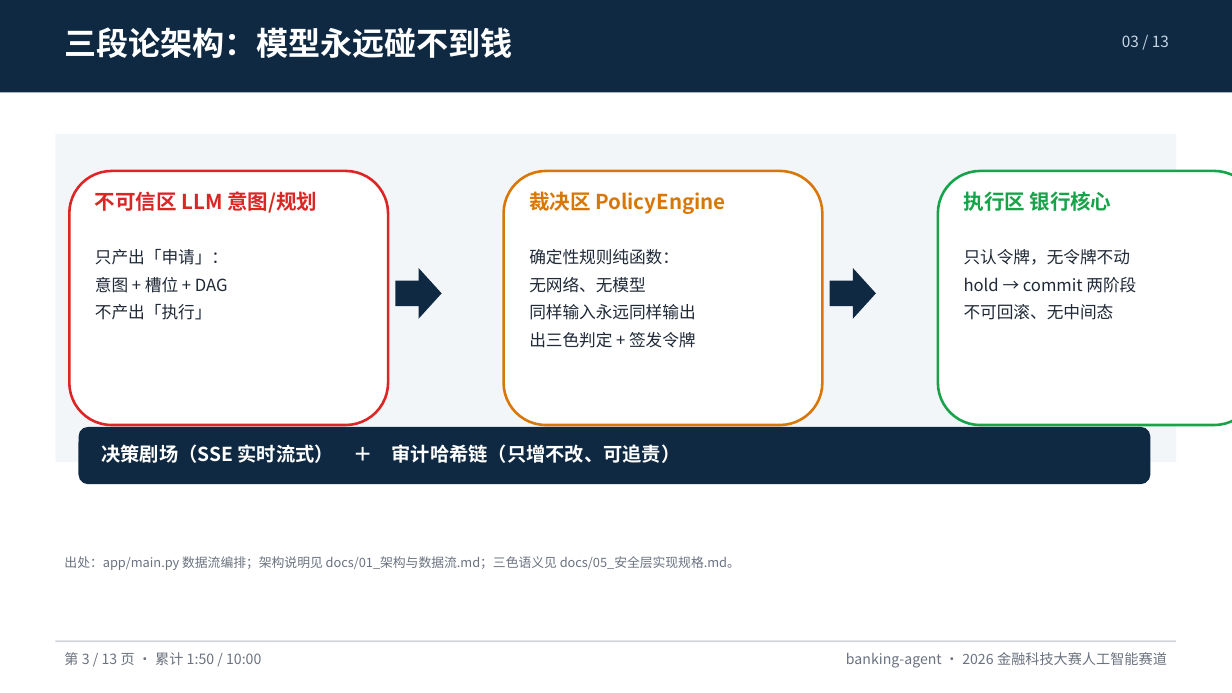
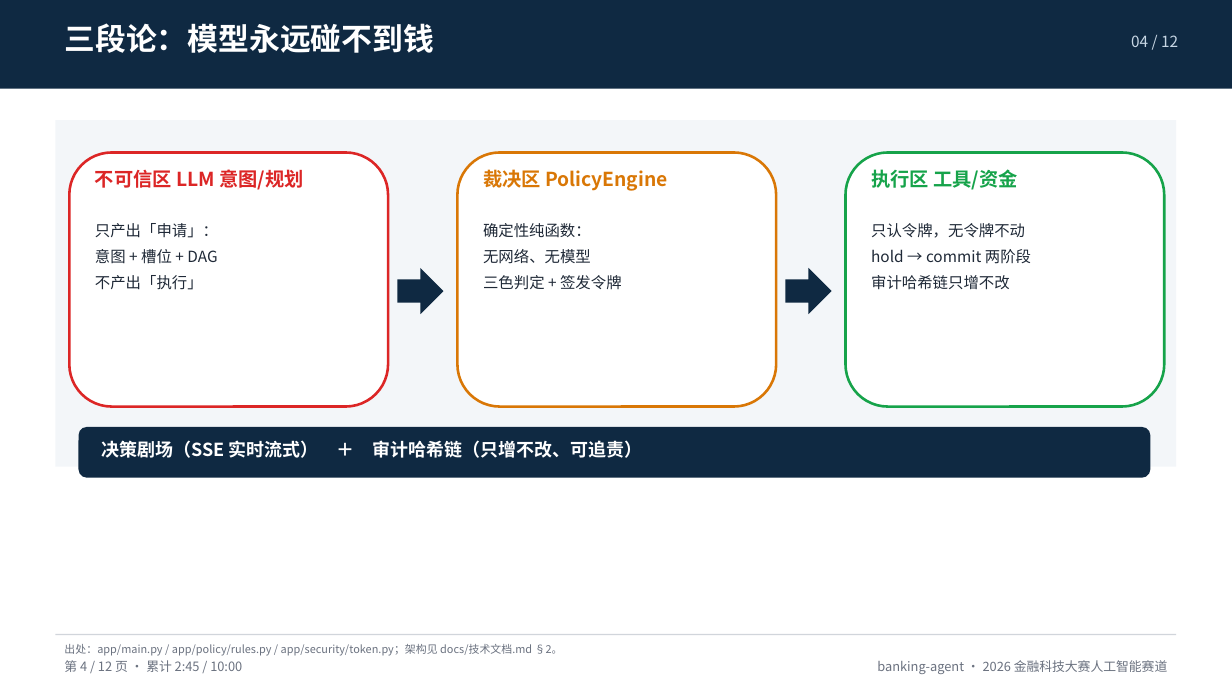
Before and after one commit to peng6yu/banking-agent, a slide deck: slide 4 of docs/交付/答辩PPT.pptx (slide 3 before the commit). Drawn at 1232x693 pixels with LibreOffice and Linux fonts; fonts in the diff are those of the drawing. Boxes give left, top, right and bottom in pixels: in the first picture for what was removed or moved away, otherwise in the second. Text is boxed around its words. In the diff, an @@ line names an element or a change of style, - is before the commit and + after.

Commit message:
feat(packaging): 答辩包装轮——PPT 12 页 / 6 图、README 首屏、效率表与演示加演
- PPT 重剪为 12 页 / 累计 9:50 / 6 张嵌入图片（5 个文件），新增「六个场景」
  「跨场景生日持久计划」「订阅/适当性/接管」三页；build_ppt.py 重写为
  split/cols/chips 版式，图片等比适配
- README 首屏加决策剧场大图 + 评委 3 分钟路径 + 「一句话 vs 传统 3+ 步」效率表
- 新增 scripts/measure_latency.py 与 make latency：
  脚本桩到确认卡 7–8ms、确认后出账 3.6ms（可复跑）
- 比赛演示方案新增 90 秒加演（生日计划/适当性拒售/人工接管）；
  修正 AA 拆分、场景 6 持久化、日累计阈值、test_handoff 条数等过时口径

```diff
--- a/docs/交付/答辩PPT.pptx
+++ b/docs/交付/答辩PPT.pptx
@@ text at [64, 23, 434, 53]: text changed; size 25 to 24 pt @@
-三段论架构：模型永远碰不到钱
+三段论：模型永远碰不到钱
@@ text removed at [1122, 35, 1169, 47] @@
-03 / 13
@@ text added at [1131, 35, 1178, 47], 12 pt, text #C7D6E4 @@
+04 / 12
@@ rectangle: place and size @@
-rectangle at [55, 134, 1177, 462]
+rectangle at [55, 120, 1177, 467]
@@ rounded rectangle: place and size @@
-rounded rectangle at [69, 171, 388, 425]
+rounded rectangle at [69, 152, 388, 407]
@@ text "不可信区 LLM 意图/规划": place and size @@
-text "不可信区 LLM 意图/规划" at [95, 191, 317, 213]
+text "不可信区 LLM 意图/规划" at [95, 169, 303, 190]
@@ text "不可信区 LLM 意图/规划" at [95, 169, 303, 190]: size 16 to 15 pt @@
@@ rounded rectangle: place and size @@
-rounded rectangle at [504, 171, 823, 425]
+rounded rectangle at [457, 152, 776, 407]
@@ text "裁决区 PolicyEngine" at [483, 169, 668, 191]: size 16 to 15 pt @@
@@ text "裁决区 PolicyEngine": place and size @@
-text "裁决区 PolicyEngine" at [529, 191, 725, 214]
+text "裁决区 PolicyEngine" at [483, 169, 668, 191]
@@ rounded rectangle: place and size @@
-rounded rectangle at [938, 171, 1232, 425]
+rounded rectangle at [846, 152, 1165, 407]
@@ text at [871, 169, 1017, 190]: text changed; size 16 to 15 pt @@
-执行区 银行核心
+执行区 工具/资金
@@ text "只产出「申请」：": place and size @@
-text "只产出「申请」：" at [95, 249, 228, 320]
+text "只产出「申请」：" at [95, 223, 218, 290]
@@ text "只产出「申请」：" at [95, 223, 218, 290]: size 13 to 12 pt @@
@@ text "确定性纯函数：": place and size @@
-text "确定性纯函数：" at [529, 249, 696, 348]
+text "确定性纯函数：" at [483, 223, 622, 290]
@@ text at [483, 223, 591, 237]: text changed; size 13 to 12 pt @@
-确定性规则纯函数：
+确定性纯函数：
@@ text "只认令牌，无令牌不动": place and size @@
-text "只认令牌，无令牌不动" at [964, 249, 1136, 320]
+text "只认令牌，无令牌不动" at [871, 223, 1031, 290]
@@ text at [871, 223, 1031, 264]: size 13 to 12 pt in "只认令牌，无令牌不动", "hold → commit 两阶段" @@
@@ right arrow: place and size @@
-right arrow at [396, 268, 442, 319]
+right arrow at [397, 268, 444, 314]
@@ text at [483, 249, 591, 264]: size 13 to 12 pt in "无网络、无模型" @@
@@ right arrow: place and size @@
-right arrow at [830, 268, 876, 319]
+right arrow at [786, 268, 832, 314]
@@ text at [483, 275, 622, 290]: text changed; size 13 to 12 pt @@
-同样输入永远同样输出
-出三色判定 + 签发令牌
+三色判定 + 签发令牌
@@ text at [871, 275, 1010, 290]: text changed; size 13 to 12 pt @@
-不可回滚、无中间态
+审计哈希链只增不改
@@ rounded rectangle: place and size @@
-rounded rectangle at [79, 427, 1151, 484]
+rounded rectangle at [79, 427, 1151, 478]
@@ text "决策剧场（SSE 实时流式） ＋ 审计哈希链（只增不改、可追责）" at [101, 440, 643, 458]: size 15 to 14 pt @@
@@ rectangle: place and size @@
-rectangle at [55, 640, 1177, 642]
+rectangle at [55, 634, 1177, 635]
@@ text at [64, 644, 563, 656]: text changed; size 10 to 8.5 pt @@
-出处：app/main.py 数据流编排；架构说明见 docs/01_架构与数据流.md；三色语义见 docs/05_安全层实现规格.md。
+出处：app/main.py / app/policy/rules.py / app/security/token.py；架构见 docs/技术文档.md §2。
@@ text "banking-agent · 2026 金融科技大赛人工智能赛道": place and size @@
-text "banking-agent · 2026 金融科技大赛人工智能赛道" at [846, 652, 1167, 668]
+text "banking-agent · 2026 金融科技大赛人工智能赛道" at [877, 660, 1168, 674]
@@ text "banking-agent · 2026 金融科技大赛人工智能赛道" at [877, 660, 1168, 674]: size 11 to 10 pt @@
@@ text at [64, 660, 242, 672]: text changed; size 11 to 10 pt @@
-第 3 / 13 页 · 累计 1:50 / 10:00
+第 4 / 12 页 · 累计 2:45 / 10:00
```
Also in this commit, not shown: 3 other slides changed, 8 slides added, 9 slides removed, 11 other files.
